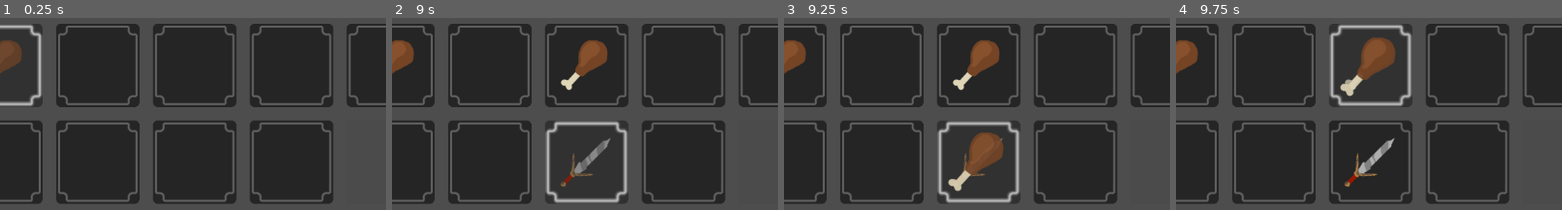
Above: before the commit, frames 1-4 (left to right).
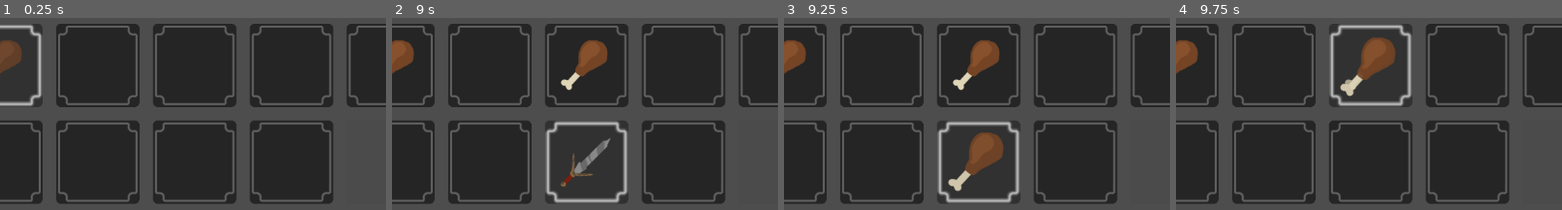
Above: after the commit, the same moments.

Repository: Clafout1s/InventoryEngine
Game: Godot game, scene res://main.tscn
Same seed, same stepped clock (60 frames per second), same inputs: the game is played once before the commit and once after it.
Inputs (mouse positions are % of the whole screen's width and height, from its top left):
- Up to frame 1 (0.25 s): no input
- Up to frame 2 (9 s): tap Enter at 0.5, 2, 3.5 s; move the mouse to (6, 12) at 0.52 s; hold D (right) 0.53-1.28 s; click (6, 12) at 0.6 s; tap Space at 1.25, 2.75, 4.25 s; move the mouse to (19, 12) at 1.27 s; hold Down (down) 1.28-2.03 s; click (19, 12) at 1.35 s; move the mouse to (31, 12) at 2.02 s; hold D (right) 2.03-2.78 s; right-click (31, 12) at 2.1 s; click (31, 12) at 2.3 s; move the mouse to (44, 12) at 2.77 s; hold W (up) 2.78-3.53 s; click (44, 12) at 2.85 s; move the mouse to (56, 12) at 3.52 s; hold Left (left) 3.53-5.03 s; click (56, 12) at 3.6 s; move the mouse to (69, 12) at 4.27 s; right-click (69, 12) at 4.35 s; click (69, 12) at 4.55 s; move the mouse to (81, 12) at 5.02 s; hold Down (down) 5.03-5.78 s; click (81, 12) at 5.1 s; move the mouse to (94, 12) at 5.77 s; hold D (right) 5.78-6.53 s; click (94, 12) at 5.85 s; move the mouse to (6, 37) at 6.52 s; hold W (up) 6.53-7.28 s; right-click (6, 37) at 6.6 s; click (6, 37) at 6.8 s; move the mouse to (19, 37) at 7.27 s; hold D (right) 7.28-8.03 s; click (19, 37) at 7.35 s; move the mouse to (31, 37) at 8.02 s; hold Down (down) 8.03-8.78 s; click (31, 37) at 8.1 s; move the mouse to (44, 37) at 8.77 s; hold Left (left) from 8.78 s (still down); right-click (44, 37) at 8.85 s
- Up to frame 3 (9.25 s): keep holding Left (left); click (44, 37) at 9.05 s
- Up to frame 4 (9.75 s): move the mouse to (80, 67) at 9.52 s; release Left (left) at 9.53 s; hold W (up) from 9.53 s (still down); click (80, 67) at 9.6 s
The pictures show only the part of the screen within x 6-56%, y 0-50%; the shares and areas given below are measured in that part.

Frames 1-2 are identical in both runs. In frame 3, less than 0.1% of the frame differs, in the area x 45-57%, y 62-83%; in frame 4, 0.7%, in the area x 43-57%, y 62-88%.

Commit message:
Changed pickedItem to a stack and fixed the swap of items

Diff:
--- a/TilesManager.gd
+++ b/TilesManager.gd
@@ -8,7 +8,7 @@
 var tile_data:TileGenerationData
 var active_scene:Node2D
 var selected_tile:TileContainer
-var pickedItem:Node2D=null
+var pickedItems:Array=[]
 
 func _physics_process(_delta):
 	if constructed and not blocked and not moving:
@@ -55,7 +55,7 @@
 	return result
 
 func left_click_function(_delta):
-	pick_item(selected_tile)
+	pick_items(selected_tile)
 
 func right_click_function(_delta):
 	selected_tile.add_item(preload("res://InventoryItem.tscn").instantiate())
@@ -81,58 +81,59 @@
 		selected_tile.unselect_tile()
 		new_tile.select_tile()
 		selected_tile = new_tile
-		"""
-		if pickedItem != null:
-			pickedItem.position = selected_tile.position
-		"""
 
-func pick_item(tile:TileContainer):
+func pick_items(tile:TileContainer):
 	if tile is TileContainer:
-		if pickedItem != null:
-			# Drop picked item
-			if tile.content == []:
-				self.remove_child(pickedItem)
-				land_item(pickedItem)
-				tile.add_item(pickedItem)
-				pickedItem = null
+		if pickedItems != []:
+			# Drop picked items
+			if tile.content == [] or tile.content[0].equals(pickedItems[0]):
+				var last_picked_item
+				while pickedItems != []:
+					last_picked_item = pickedItems.pop_back()
+					if pickedItems == []:
+						land_item(last_picked_item)
+						self.remove_child(last_picked_item)
+					tile.add_item(last_picked_item)
 			else:
-				# Swap or stack items
+				# Swap items
 				$SwapItem.play()
-				var old_content = tile.remove_item()
-				if pickedItem.equals(old_content):
-					# Stack
-					tile.add_item(old_content)
-					tile.add_item(pickedItem)
-					self.remove_child(pickedItem)
-					land_item(pickedItem)
-					pickedItem = null
-				else:
-					# Swap
-					self.remove_child(pickedItem)
-					land_item(pickedItem)
-					var tempo = pickedItem
-					pickedItem = old_content
-					tile.add_item(tempo)
-					self.add_child(pickedItem)
-					hover_item(pickedItem)
+				var last_tile_content
+				var temporary_array = []
+				for i_tile in range(tile.content.size()):
+					temporary_array.push_front(tile.remove_item()) # pushing front to preserve order
+				for i_picked in range(pickedItems.size()):
+					var last_picked_item = pickedItems.pop_front()
+					if(i_picked == 0):
+						self.remove_child(last_picked_item)
+						land_item(last_picked_item)
+					tile.add_item(last_picked_item) # popping front to preserve order
+				for i_tempo in range(temporary_array.size()):
+					var last_tempo_item = temporary_array.pop_back()
+					if(i_tempo == 0):
+						self.add_child(last_tempo_item)
+						hover_item(last_tempo_item)
+					pickedItems.push_back(last_tempo_item)
 
 		else:
 			if tile.content != []:
-				# Pick item
-				var old_content = tile.remove_item()
-				pickedItem = old_content
-				self.add_child(pickedItem)
-				hover_item(pickedItem)
+				# Pick items
+				var last_tile_content
+				for i in range(tile.content.size()):
+					last_tile_content = tile.remove_item()
+					if i == 0:
+						self.add_child(last_tile_content)
+						hover_item(last_tile_content)
+					pickedItems.push_back(last_tile_content)
 
 func animations_process(_delta):
 	if moving:
-		if pickedItem == null:
+		if pickedItems == []:
 			moving = false
 		else:
 			move_speed+= _delta * 2.5
-			var lerp_move = pickedItem.position.lerp(selected_tile.position,move_speed )
-			pickedItem.position = lerp_move
-			if pickedItem.position.round() == selected_tile.position.round():
+			var lerp_move = pickedItems[0].position.lerp(selected_tile.position,move_speed )
+			pickedItems[0].position = lerp_move
+			if pickedItems[0].position.round() == selected_tile.position.round():
 				moving = false
 
 func move_animation_start(_delta):
Not shown, changed: README.md
